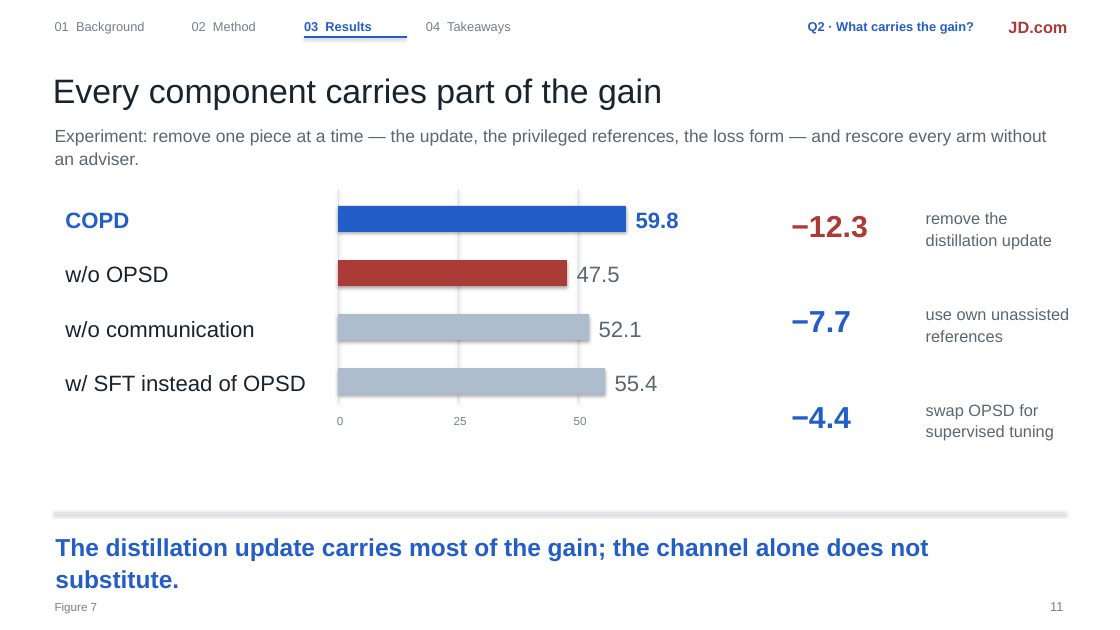
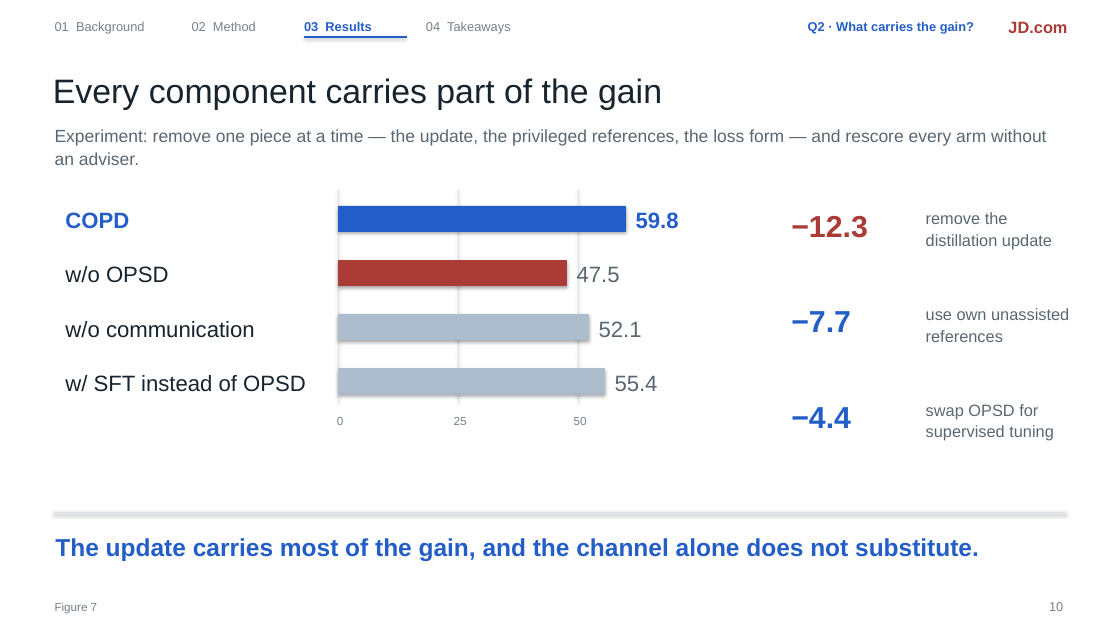
Before and after one commit to liruiluo/communicative-opsd, a slide deck: slide 10 of assets/slides/copd-slides.pptx (slide 11 before the commit). Drawn at 1120x630 pixels with LibreOffice and Linux fonts; fonts in the diff are those of the drawing. Boxes give left, top, right and bottom in pixels: in the first picture for what was removed or moved away, otherwise in the second. Text is boxed around its words. In the diff, an @@ line names an element or a change of style, - is before the commit and + after.

```diff
--- a/assets/slides/copd-slides.pptx
+++ b/assets/slides/copd-slides.pptx
@@ text at <box>55,538,979,561</box>: text changed @@
-The distillation update carries most of the gain; the channel alone does not substitute.
+The update carries most of the gain, and the channel alone does not substitute.
@@ text at <box>1049,602,1063,611</box>: text changed @@
-11
+10
```
Also in this commit, not shown: 7 other slides changed, 1 slide removed, 2 other files.
